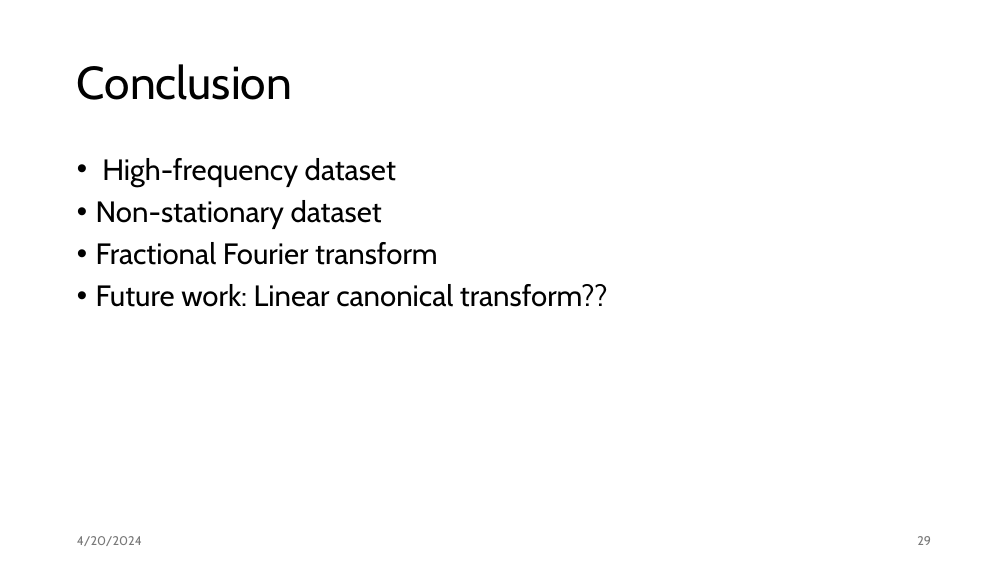
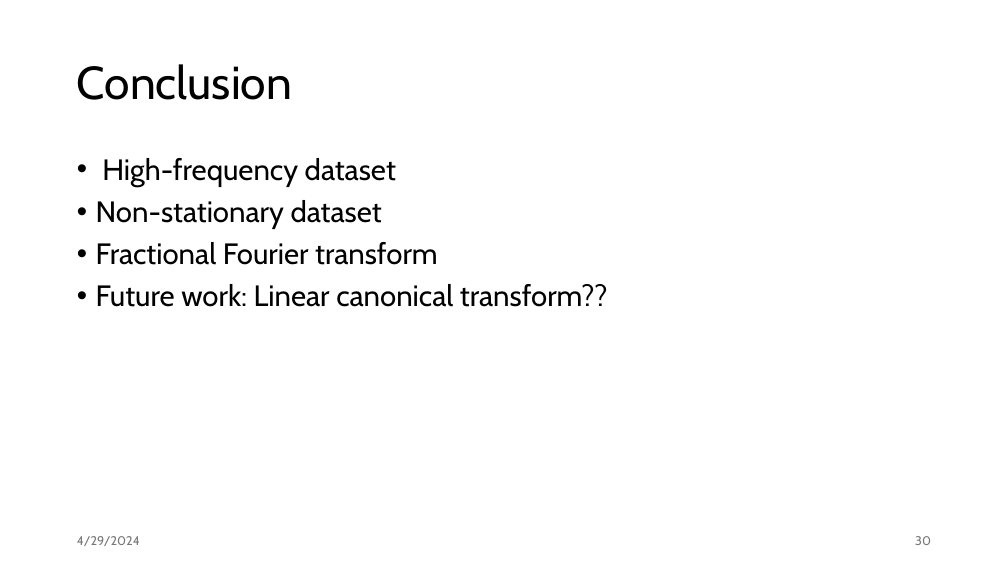
Before and after one commit to suweiyang0106/FRFTNO---Project, a slide deck: slide 30 of Result/Project presentation.pptx (slide 29 before the commit). Drawn at 1008x567 pixels with LibreOffice and Linux fonts; fonts in the diff are those of the drawing. Boxes give left, top, right and bottom in pixels: in the first picture for what was removed or moved away, otherwise in the second. Text is boxed around its words. In the diff, an @@ line names an element or a change of style, - is before the commit and + after.

```diff
--- a/Result/Project presentation.pptx
+++ b/Result/Project presentation.pptx
@@ text at (77, 536, 140, 546): text changed @@
-4/20/2024
+4/29/2024
@@ page number at (915, 536, 931, 545): text changed @@
-29
+30
```
Also in this commit, not shown: 26 other slides changed, 1 slide added, 3 other files.
